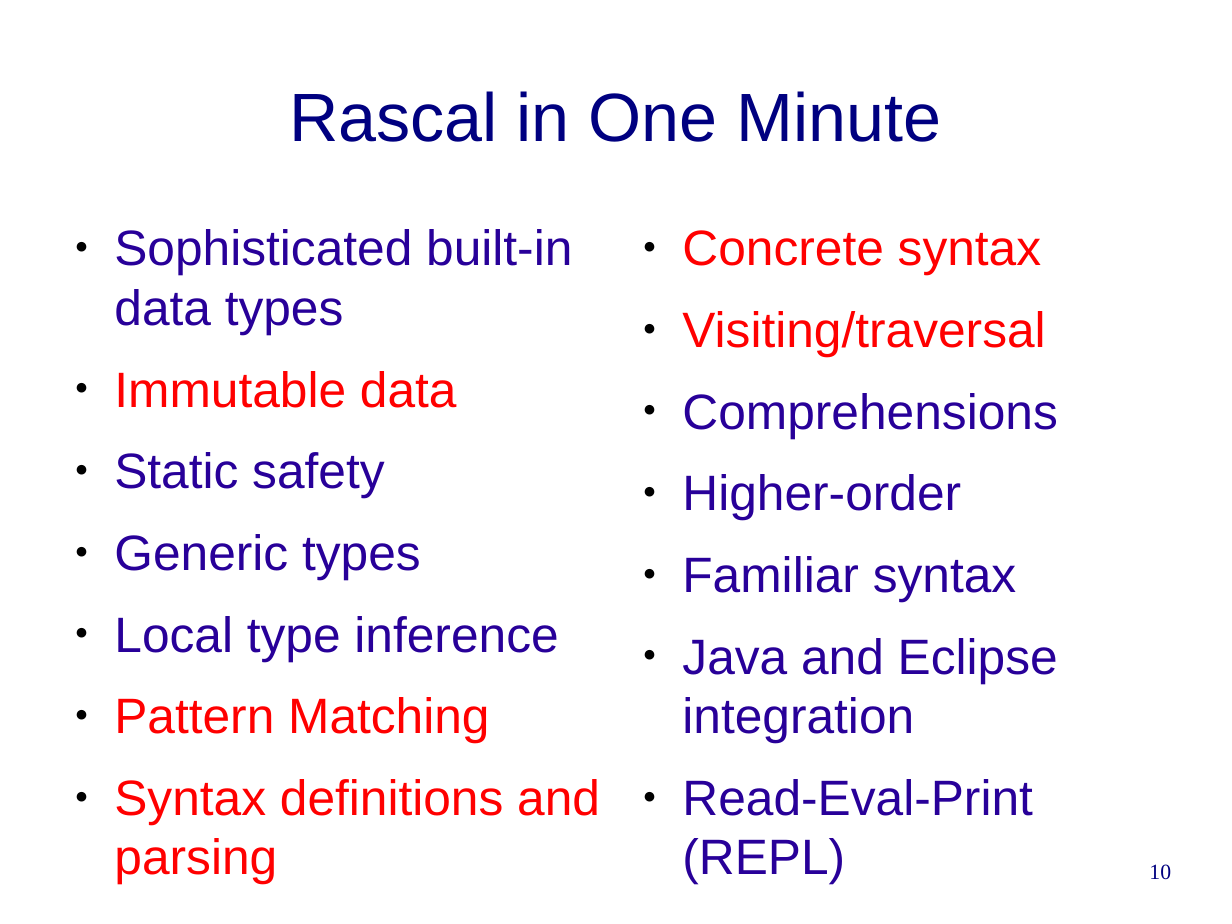
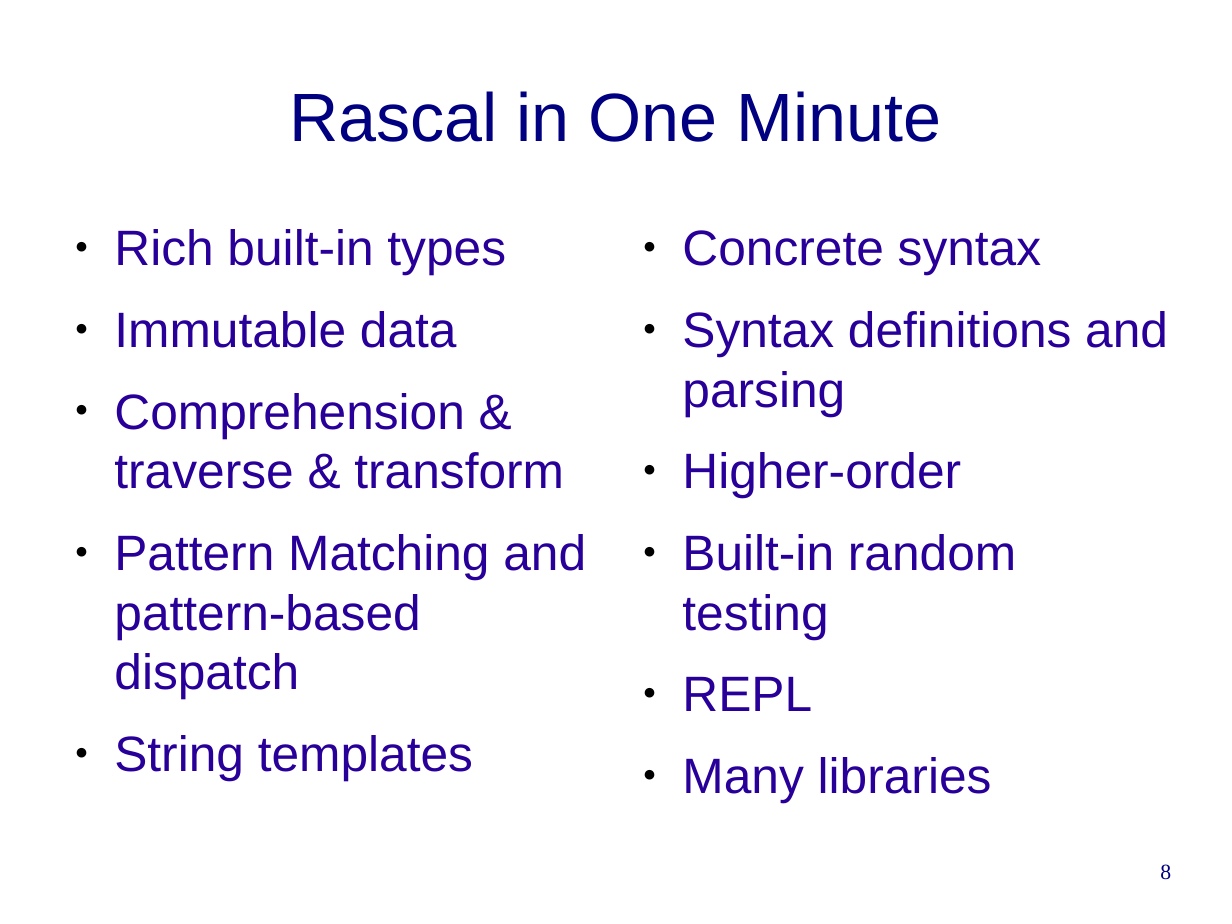
Before and after one commit to cwi-swat/rascal-course-pldi-2015, a slide deck: slide 8 of presentations/rascal-overview.odp (slide 10 before the commit). Drawn at 1232x924 pixels with LibreOffice and Linux fonts; fonts in the diff are those of the drawing; background and template pictures are left out. Boxes give left, top, right and bottom in pixels: in the first picture for what was removed or moved away, otherwise in the second. Text is boxed around its words. In the diff, an @@ line names an element or a change of style, - is before the commit and + after.

Commit message:
First version of Rascal Overview; Added a slot for HackYourJavaScript

```diff
--- a/presentations/rascal-overview.odp
+++ b/presentations/rascal-overview.odp
@@ text at [114,229,506,275]: text changed @@
-● Sophisticated built-in data types
+● Rich built-in types
@@ text at [682,230,1042,275]: text colour #FF0000 to #280099 in "Concrete syntax" @@
@@ text at [114,311,457,348]: text colour #FF0000 to #280099 in "Immutable data" @@
@@ text at [682,311,1168,416]: text changed; text colour #FF0000 to #280099 @@
-● Visiting/traversal
-● Comprehensions
+● Syntax definitions and parsing
@@ text at [114,393,586,780]: text changed @@
-● Static safety
-● Generic types
-● Local type inference
-● Pattern Matching
-● Syntax definitions and parsing
+● Comprehension & traverse & transform
+● Pattern Matching and pattern-based dispatch
+● String templates
@@ text at [682,534,1016,802]: text changed @@
-● Familiar syntax
-● Java and Eclipse integration
-● Read-Eval-Print (REPL)
+● Built-in random testing
+● REPL
+● Many libraries
@@ page number at [1160,864,1171,880]: text changed @@
-10
+8
```
Also in this commit, not shown: 3 other slides changed, 2 slides added, 12 slides removed, 2 other files.
